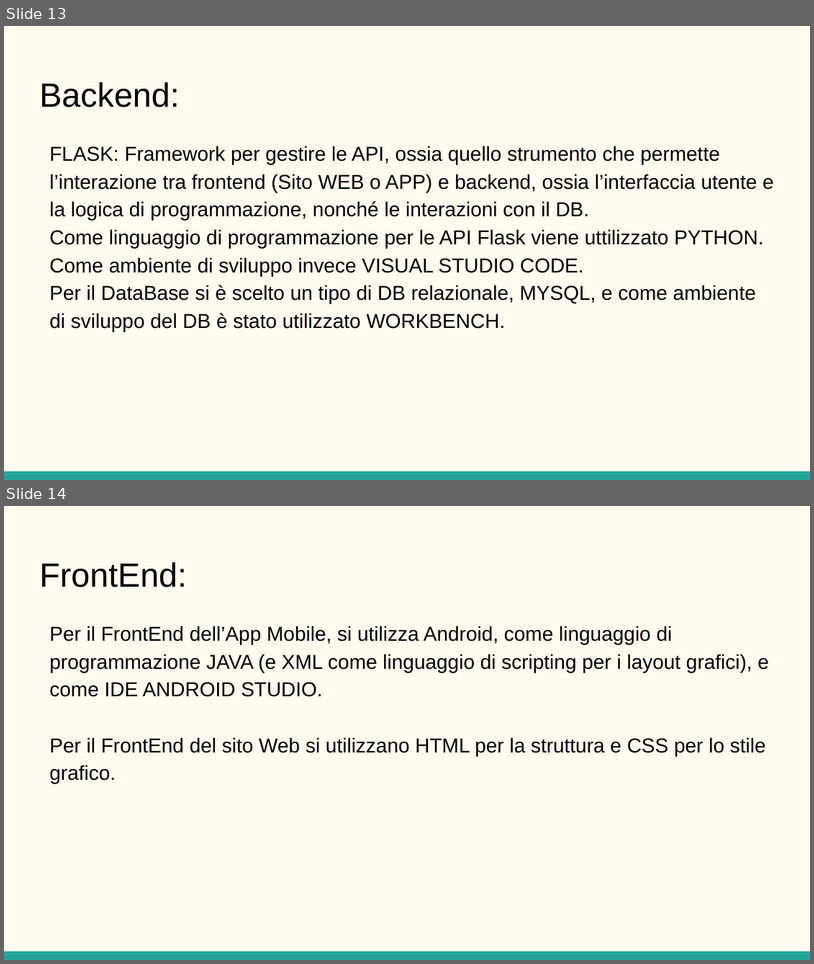
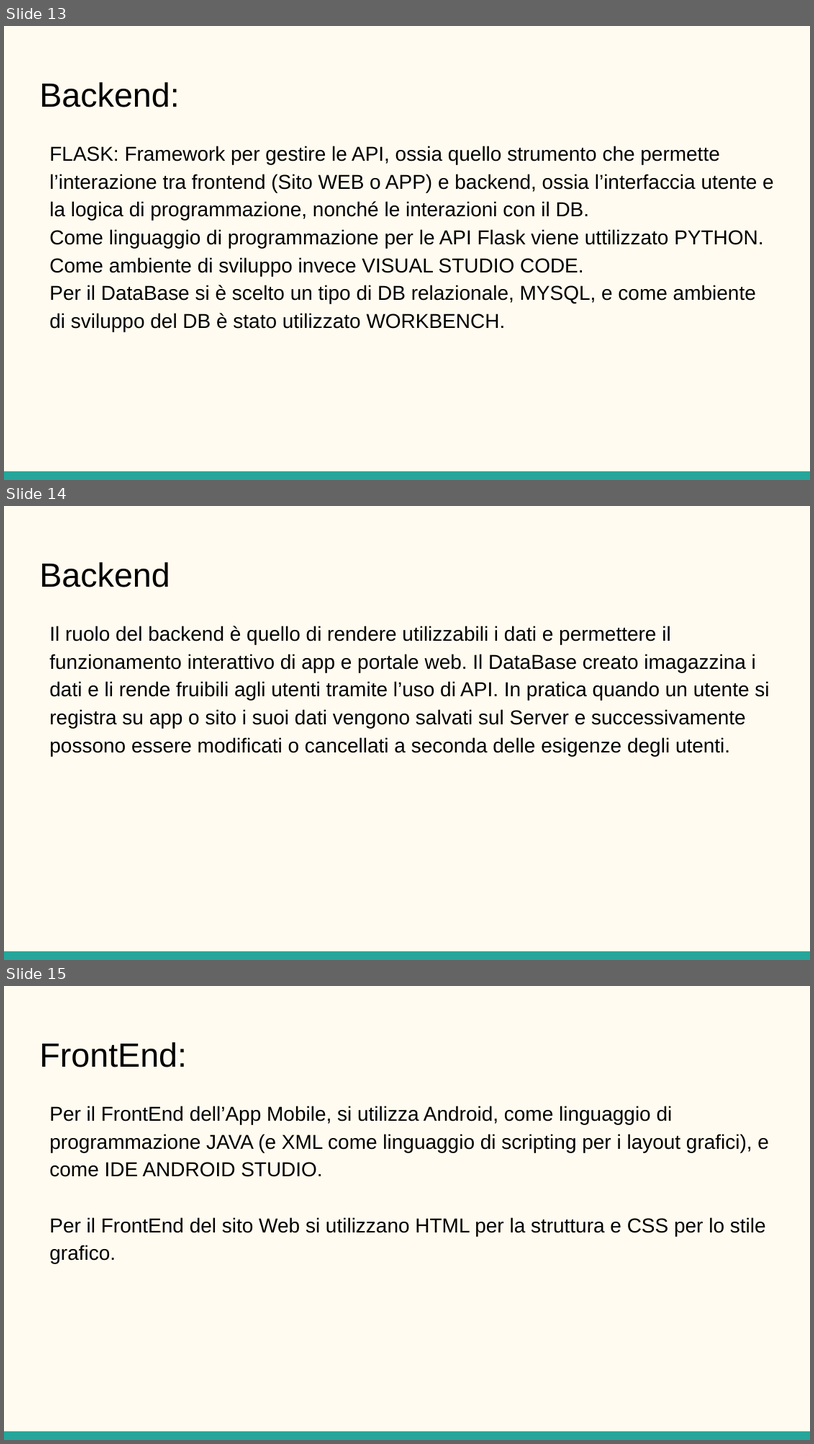
Before and after one commit to Tommiconlai/AppPet, a slide deck: Documenti/Relazione Finale/PP relazione.pptx. Shown one above the other, each under a label of ours: slides 13 and 14 before the commit, slides 13, 14 and 15 after it. The pictures are 814x964 and 814x1444 pixels, drawn with LibreOffice and Linux fonts; fonts in the diff are those of the drawing. Boxes give left, top, right and bottom in pixels: in the first picture for what was removed or moved away, otherwise in the second. Text is boxed around its words. In the diff, an @@ line names an element or a change of style, - is before the commit and + after.

```diff
--- a/Documenti/Relazione Finale/PP relazione.pptx
+++ b/Documenti/Relazione Finale/PP relazione.pptx
@@ slide 14 added at (4, 506, 810, 960), background #FFFBF0; not listed: 1 template element that a slide beside it also shows @@
@@ title added at (39, 562, 170, 587), 30 pt, text #000000 @@
+Backend
@@ text added at (49, 626, 769, 756), 18 pt, text #000000 @@
+Il ruolo del backend è quello di rendere utilizzabili i dati e permettere il funzionamento interattivo di app e portale web. Il DataBase creato imagazzina i dati e li rende fruibili agli utenti tramite l’uso di API. In pratica quando un utente si registra su app o sito i suoi dati vengono salvati sul Server e successivamente possono essere modificati o cancellati a seconda delle esigenze degli utenti.
@@ what was slide 14 is now slide 15 @@
```
Also in this commit, not shown: 1 other slide added.
